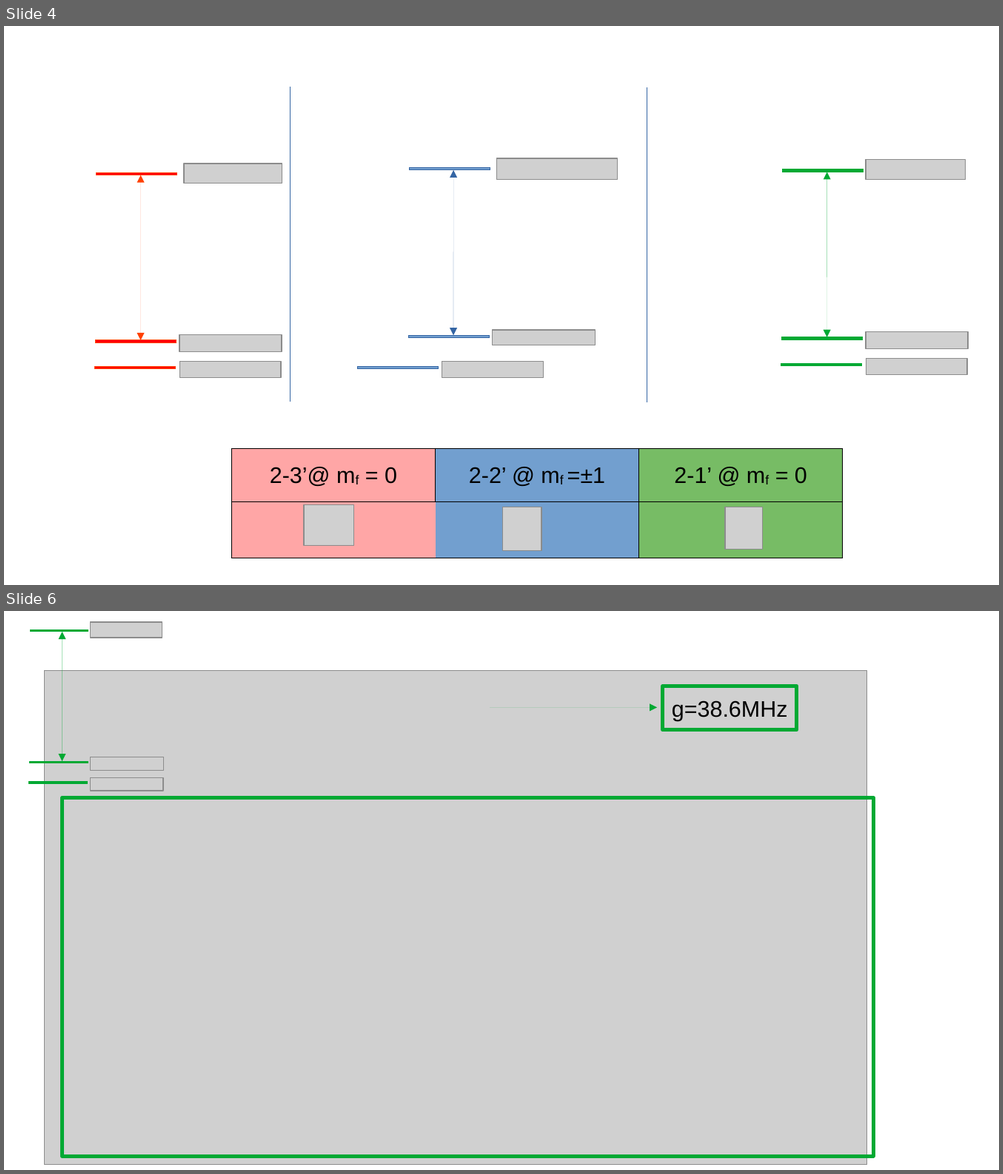
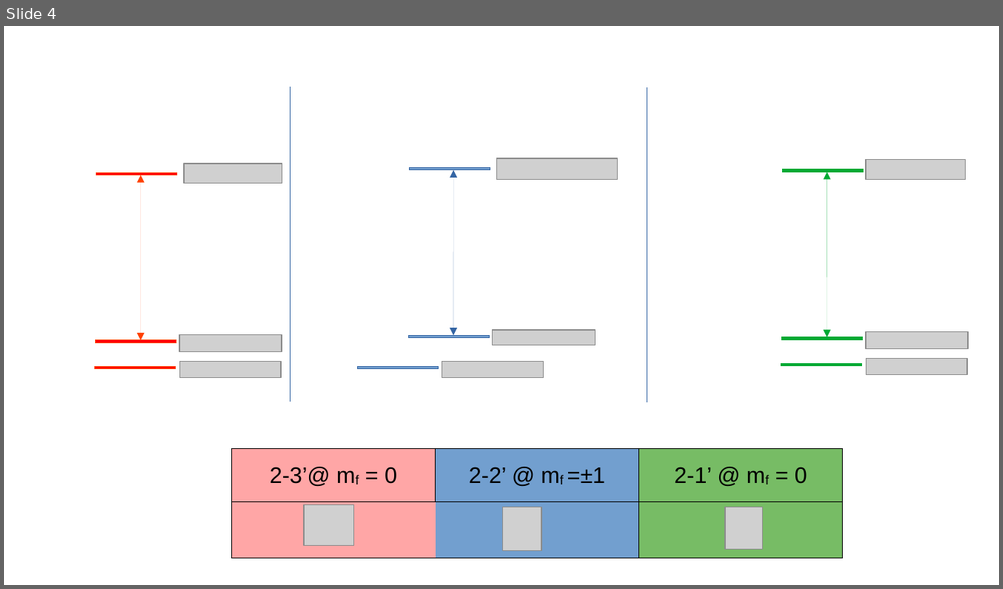
Before and after one commit to leart-zuka/Master_Thesis, a slide deck: presentations/lab_report_22_10_2025.odp. Shown one above the other, each under a label of ours: slides 4 and 6 before the commit, slide 4 after it; the slides between them are not shown. The pictures are 1003x1174 and 1003x589 pixels, drawn with LibreOffice and Linux fonts; fonts in the diff are those of the drawing; grey boxes stand for pictures. Boxes give left, top, right and bottom in pixels: in the first picture for what was removed or moved away, otherwise in the second. Text is boxed around its words. In the diff, an @@ line names an element or a change of style, - is before the commit and + after.

```diff
--- a/presentations/lab_report_22_10_2025.odp
+++ b/presentations/lab_report_22_10_2025.odp
@@ slide 6 removed at [4, 611, 999, 1170], background #FFFFFF @@
@@ rectangle removed at [30, 630, 89, 632] @@
@@ double arrow removed from (62, 762) to (62, 632) @@
@@ picture removed at [90, 622, 162, 637] @@
@@ picture removed at [44, 670, 867, 1165] @@
@@ rectangle removed at [663, 686, 797, 730] @@
@@ arrow removed from (489, 707) to (657, 707) @@
@@ text removed at [671, 701, 788, 721] @@
-g=38.6MHz
@@ rectangle removed at [29, 762, 88, 763] @@
@@ picture removed at [90, 758, 164, 771] @@
@@ rectangle removed at [29, 782, 88, 783] @@
@@ picture removed at [91, 778, 164, 791] @@
@@ rectangle removed at [62, 797, 874, 1157] @@
```
Also in this commit, not shown: 1 slide changed, 8 slides added, 2 other slides removed, 1 other file.
